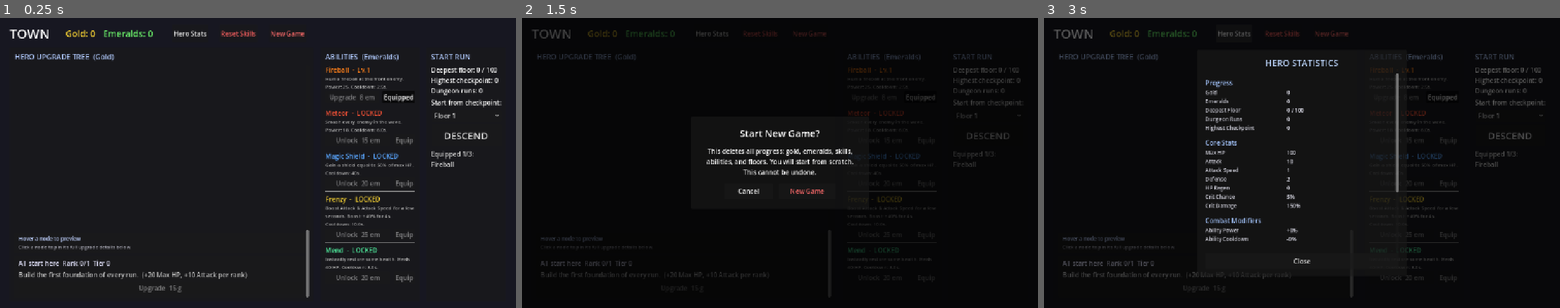
Above: before the commit, frames 1-3 (left to right).
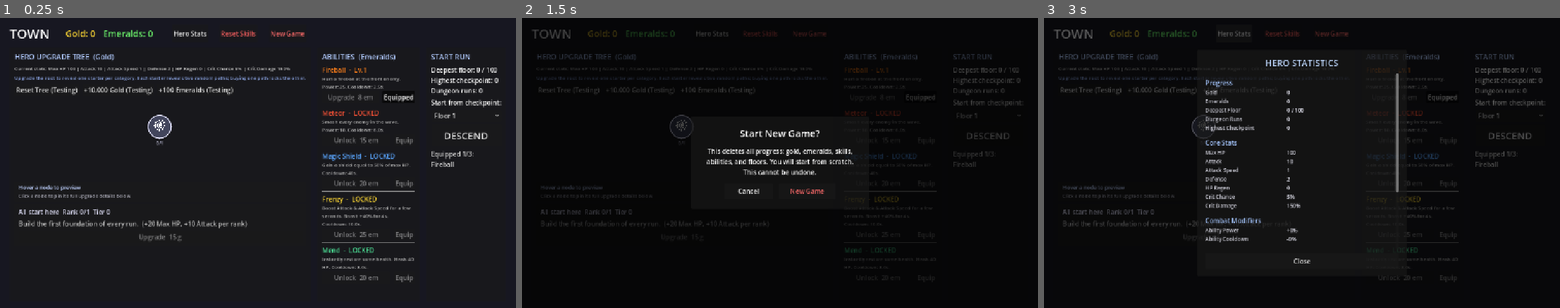
Above: after the commit, the same moments.

Repository: nalgorry/incremental_game
Game: Godot game, scene res://scenes/Main.tscn
Two runs of this game, one before a commit and one after it. Both use one fixed random seed, a clock stepped at 60 frames per second and the inputs below.
Inputs:
- Up to frame 1 (0.25 s): no input
- Up to frame 2 (1.5 s): click "New Game" at 0.5 s; click "New Game" at 1.25 s
- Up to frame 3 (3 s): click "New Game" at 2 s; click "Hero Stats" at 2.75 s

The runs differ from the first frame. In frame 1, 6.1% of the frame differs, in the area x 2-81%, y 12-97%; in frame 2, 1.5%; in frame 3, 1.7%.

Commit message:
Size skill tree to content and center early nodes
Avoid a huge empty scroll area at the start, grow the tree panel as skills unlock, and horizontally center the starting node.

Co-authored-by: Cursor <cursoragent@cursor.com>

Diff:
--- a/scripts/Town.gd
+++ b/scripts/Town.gd
@@ -267,7 +267,7 @@
 	test_row.add_child(emerald_test_btn)
 
 	_upgrade_graph = Control.new()
-	_upgrade_graph.custom_minimum_size = Vector2(720, 1800)
+	_upgrade_graph.custom_minimum_size = Vector2(720, 200)
 	_upgrade_graph.size_flags_horizontal = Control.SIZE_EXPAND_FILL
 	_stats_list.add_child(_upgrade_graph)
 	_build_upgrade_tree_graph(_upgrade_graph)
@@ -683,7 +683,7 @@
 
 func _normalize_upgrade_positions(positions: Dictionary, graph: Control) -> Dictionary:
 	if positions.is_empty():
-		graph.custom_minimum_size = Vector2(720, 1800)
+		graph.custom_minimum_size = Vector2(720, 200)
 		return positions
 	var min_x := INF
 	var max_x := -INF
@@ -695,23 +695,27 @@
 		max_x = maxf(max_x, pos.x)
 		min_y = minf(min_y, pos.y)
 		max_y = maxf(max_y, pos.y)
-	var pad_x := 50.0
-	var pad_y := 80.0
-	var content_w := maxf(1.0, max_x - min_x)
-	var content_h := maxf(1.0, max_y - min_y)
+	var pad_y := 70.0
+	var side_pad := 50.0
+	var content_w := maxf(0.0, max_x - min_x)
+	var content_h := maxf(0.0, max_y - min_y)
 	var avail_w := 720.0
 	var scale_x := 1.0
-	if content_w + pad_x * 2.0 > avail_w:
-		scale_x = (avail_w - pad_x * 2.0) / content_w
+	var max_span := avail_w - side_pad * 2.0
+	if content_w > max_span:
+		scale_x = max_span / content_w
+	var used_w := content_w * scale_x
+	var origin_x := (avail_w - used_w) * 0.5
 	var normalized := {}
 	for id in positions.keys():
 		var p: Vector2 = positions[id]
 		normalized[id] = Vector2(
-			pad_x + (p.x - min_x) * scale_x,
+			origin_x + (p.x - min_x) * scale_x,
 			pad_y + (p.y - min_y)
 		)
-	var height := maxf(1800.0, content_h + pad_y * 2.0 + 50.0)
-	graph.custom_minimum_size = Vector2(avail_w, height)
+	# Grow with the tree; stay compact at the start so no huge empty scroll.
+	var height := content_h + pad_y * 2.0 + 50.0
+	graph.custom_minimum_size = Vector2(avail_w, maxf(200.0, height))
 	return normalized
 
 
